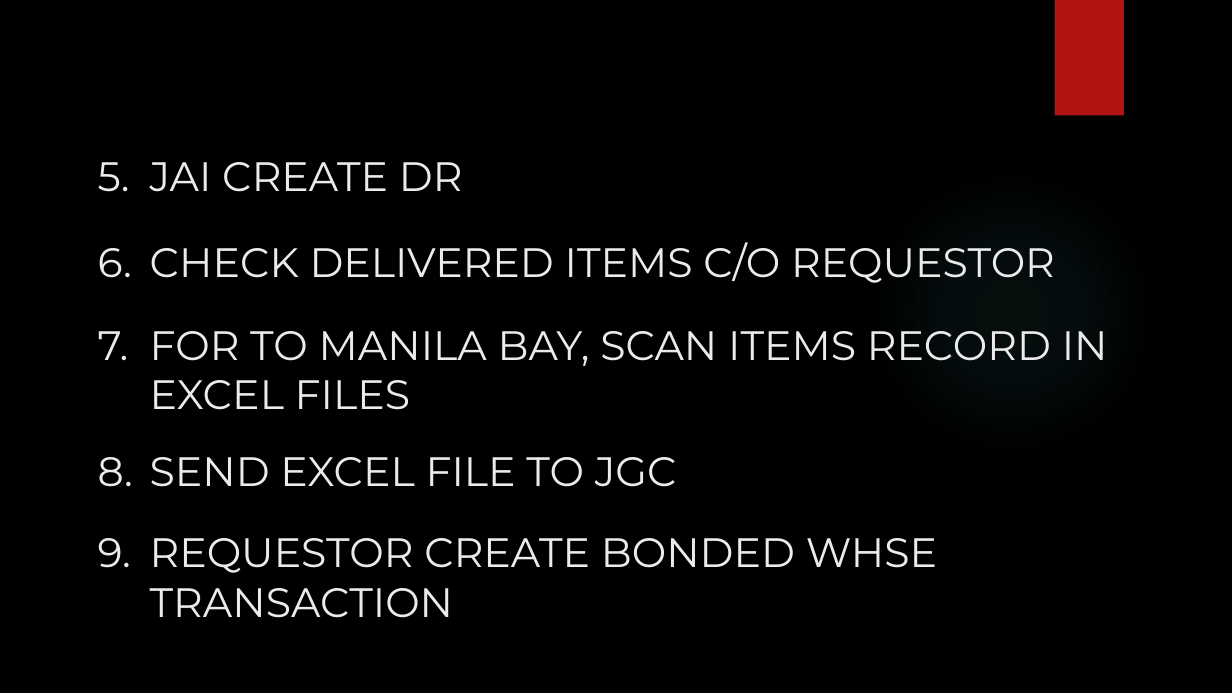
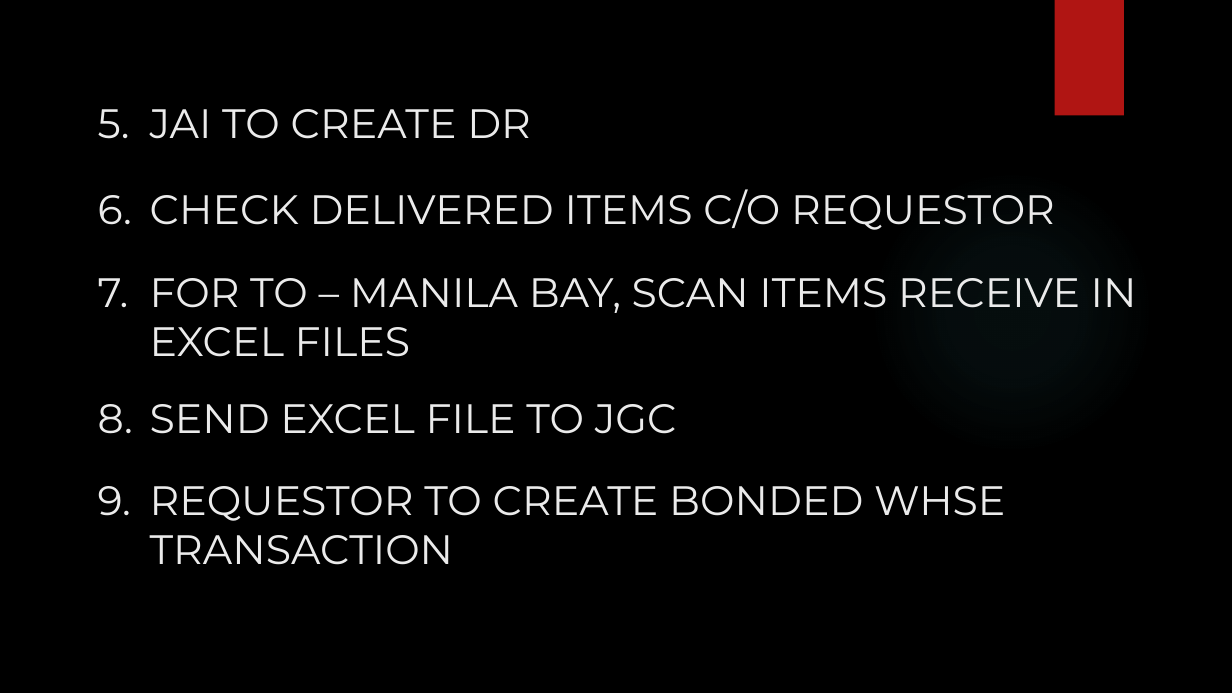
Before and after one commit to itsC0ffee/Goldrich-Repository, a slide deck: slide 3 of PROCESS FLOW OF INVENTORY TRANSFER REQUEST.pptx. Drawn at 1232x693 pixels with LibreOffice and Linux fonts; fonts in the diff are those of the drawing; background and template pictures are left out. Boxes give left, top, right and bottom in pixels: in the first picture for what was removed or moved away, otherwise in the second. Text is boxed around its words. In the diff, an @@ line names an element or a change of style, - is before the commit and + after.

```diff
--- a/PROCESS FLOW OF INVENTORY TRANSFER REQUEST.pptx
+++ b/PROCESS FLOW OF INVENTORY TRANSFER REQUEST.pptx
@@ text at box(150, 109, 531, 139): text changed @@
-5. JAI CREATE DR
+5. JAI TO CREATE DR
@@ text "CHECK DELIVERED ITEMS C/O REQUESTOR": place and size @@
-text "CHECK DELIVERED ITEMS C/O REQUESTOR" at box(150, 242, 1055, 283)
+text "CHECK DELIVERED ITEMS C/O REQUESTOR" at box(150, 189, 1055, 230)
@@ text at box(150, 278, 1137, 357): text changed @@
-7. FOR TO MANILA BAY, SCAN ITEMS RECORD IN EXCEL FILES
+7. FOR TO – MANILA BAY, SCAN ITEMS RECEIVE IN EXCEL FILES
@@ text "SEND EXCEL FILE TO JGC": place and size @@
-text "SEND EXCEL FILE TO JGC" at box(150, 457, 677, 487)
+text "SEND EXCEL FILE TO JGC" at box(150, 404, 677, 434)
@@ text at box(150, 486, 1005, 565): text changed @@
-9. REQUESTOR CREATE BONDED WHSE TRANSACTION
+9. REQUESTOR TO CREATE BONDED WHSE TRANSACTION
```
Also in this commit, not shown: 1 other slide changed, 5 other files.
